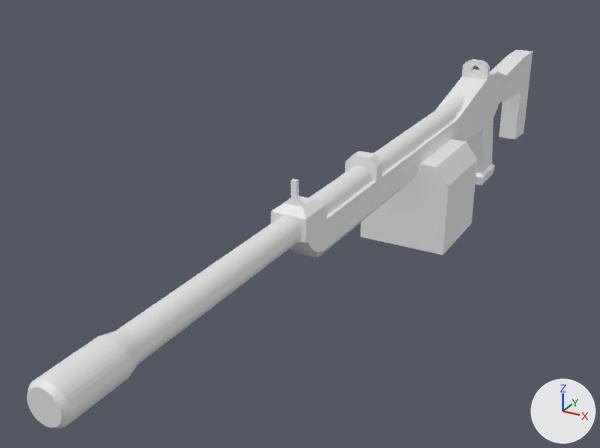
What one commit did to the FBX model DeathChamberNetworkingUnity/Assets/Models/Lmg Draft.fbx.
Before and after are seen from a 50 mm lens placed at (2.65, -8.95, 2.92), pointed at (-0.67, -2.91, -0.1). Lighting does not change. The marker at lower right points along +X, +Y and +Z.
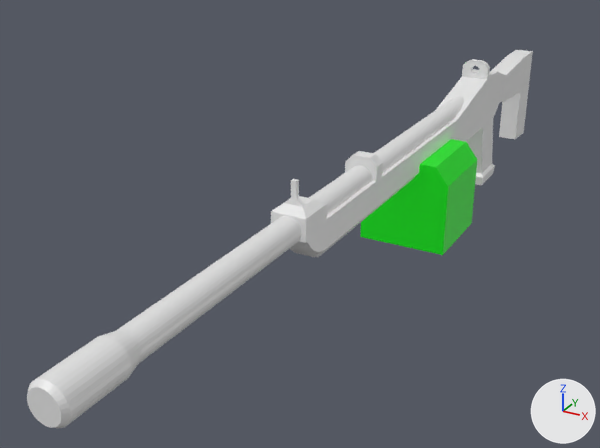
Where the change shows, as pixel boxes [x1, y1, x2, y2] in the pictures (600 x 448 px):
part 1 of me_cube_004, recoloured (white to green)
    both: [360, 139, 477, 255]

The change, as a list of edits to the scene's bpy script:
```text
Add mat_material_001:
    mat_material_001 = principled_material('Material.001')
    mat_material_001.base_color = (0.0, 0.8, 0.00509)  # green #00e710
Add mat_material:
    mat_material = principled_material('Material')
    mat_material.base_color = (0.8, 0.8, 0.8)  # white #e7e7e7
    mat_material.roughness = 0.4
Change me_cube_004:
    where me_cube_004.from_pydata(...)  # 536 vertices, 504 faces; spans x -0.43..0.43, y -6.66..1.88, z -0.53..0.92
    used by ob_cube_002; location = (0.0, 0.0, 0.0)
    me_cube_004 part 1: all 10 faces centred in x -0.43..0.43, y -2.13..-1.28, z -0.49..0.36 switch from no material to mat_material_001 (green #00e710)
    add me_cube_004.materials.append(mat_material)  # white #e7e7e7
```
